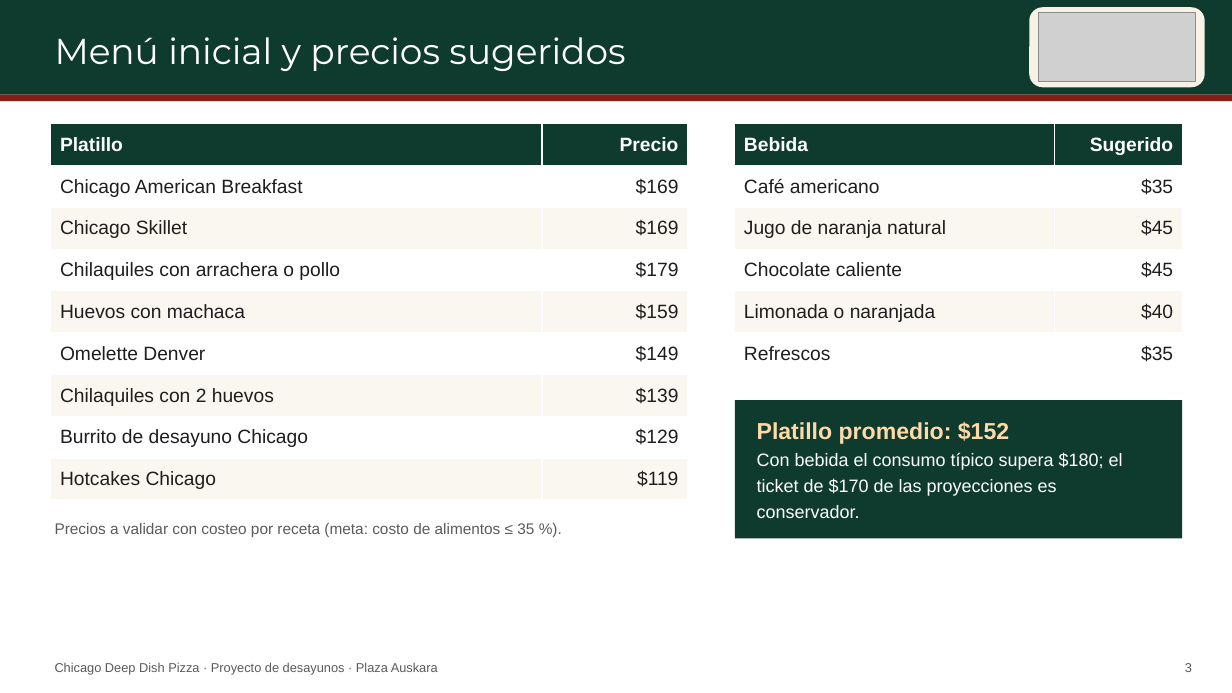
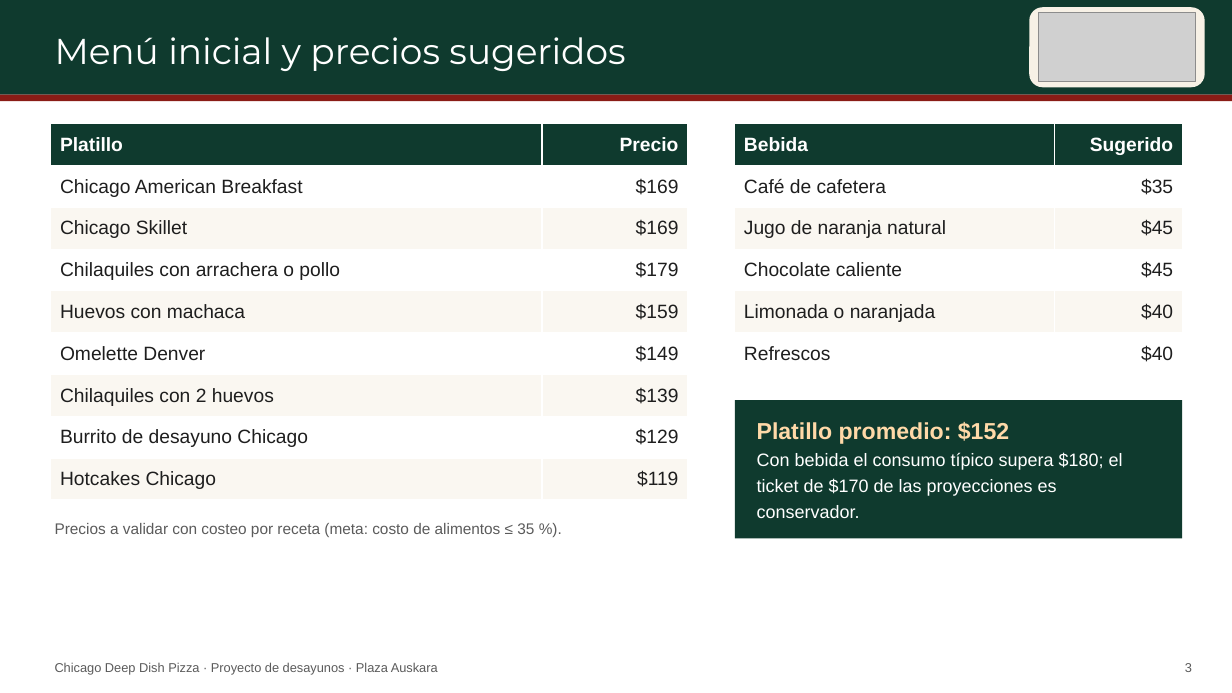
Before and after one commit to dreimers178/Finanzas, a slide deck: slide 3 of chicago/Presentacion_Desayunos_Chicago.pptx. Drawn at 1232x693 pixels with LibreOffice and Linux fonts; fonts in the diff are those of the drawing; grey boxes stand for pictures. Boxes give left, top, right and bottom in pixels: in the first picture for what was removed or moved away, otherwise in the second. Text is boxed around its words. In the diff, an @@ line names an element or a change of style, - is before the commit and + after.

```diff
--- a/chicago/Presentacion_Desayunos_Chicago.pptx
+++ b/chicago/Presentacion_Desayunos_Chicago.pptx
@@ table at box(735, 124, 1182, 375) @@
-row 2, column 1: Café americano
+row 2, column 1: Café de cafetera
-row 6, column 2: $35
+row 6, column 2: $40
```
Also in this commit, not shown: 4 other files.
